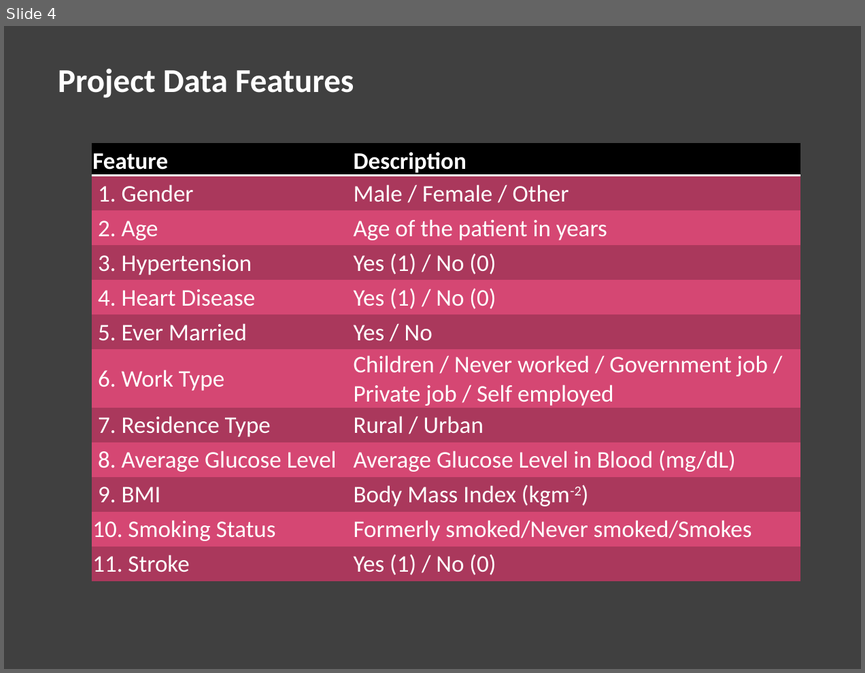
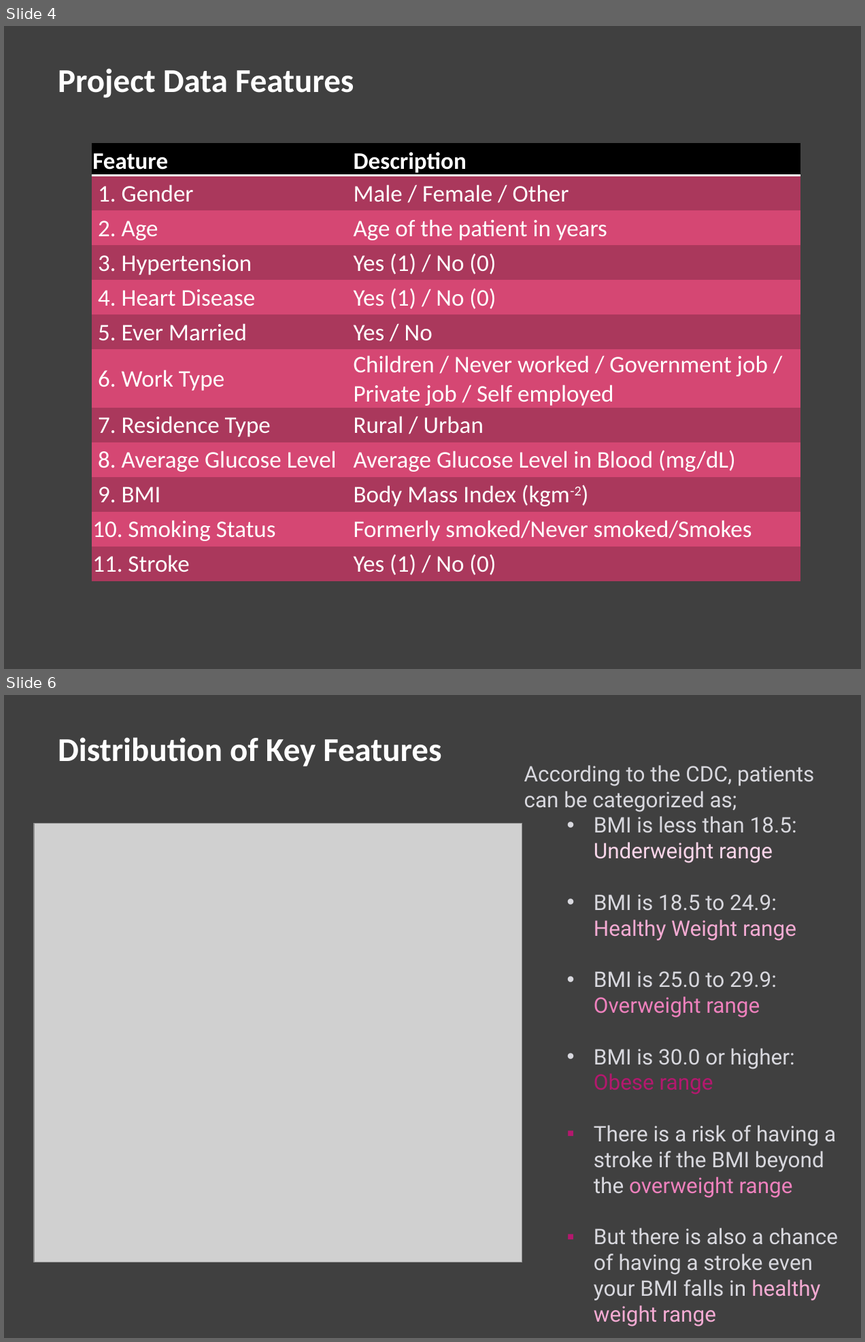
Before and after one commit to sheha919/Stroke_Prediction, a slide deck: stroke_pred_presentation.pptx. Shown one above the other, each under a label of ours: slide 4 before the commit, slides 4 and 6 after it; the slides between them are not shown. The pictures are 865x673 and 865x1342 pixels, drawn with LibreOffice and Linux fonts; fonts in the diff are those of the drawing; grey boxes stand for pictures. Boxes give left, top, right and bottom in pixels: in the first picture for what was removed or moved away, otherwise in the second. Text is boxed around its words. In the diff, an @@ line names an element or a change of style, - is before the commit and + after.

```diff
--- a/stroke_pred_presentation.pptx
+++ b/stroke_pred_presentation.pptx
@@ slide 6 added at [4, 695, 861, 1338], background #404040 @@
@@ text added at [58, 737, 441, 766], 28 pt, text #FFFFFF, bold @@
+Distribution of Key Features
@@ text added at [524, 765, 838, 1326], 18 pt, text #D8D8DE @@
+According to the CDC, patients can be categorized as;
+  • BMI is less than 18.5: Underweight range
+  • BMI is 18.5 to 24.9: Healthy Weight range
+  • BMI is 25.0 to 29.9: Overweight range
+  • BMI is 30.0 or higher: Obese range
+  ▪ There is a risk of having a stroke if the BMI beyond the overweight range
+  ▪ But there is also a chance of having a stroke even your BMI falls in healthy weight range
@@ picture added at [34, 823, 521, 1261] @@
```
Also in this commit, not shown: 3 slides changed, 7 other slides added, 3 slides removed.
